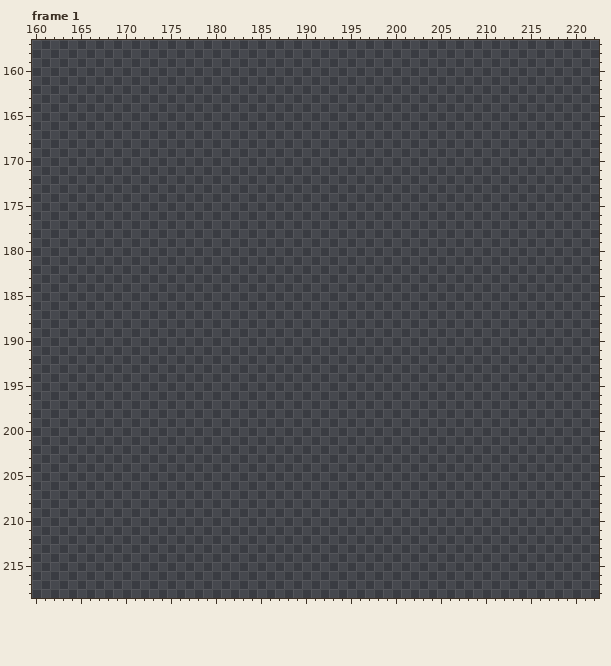
A pixel-art file gets an edit: Assets/Sprites/Characters/Characters.aseprite. Above is the file before it was changed.
304x240 pixels, 4 frames. Colours within 5 levels of each other are drawn and written as one. Shown: frame 1: x 160..222, y 157..218. The old version is drawn lined up with the new one, on the new canvas. The commit also changed other frames or places, which this record leaves out.
New version:
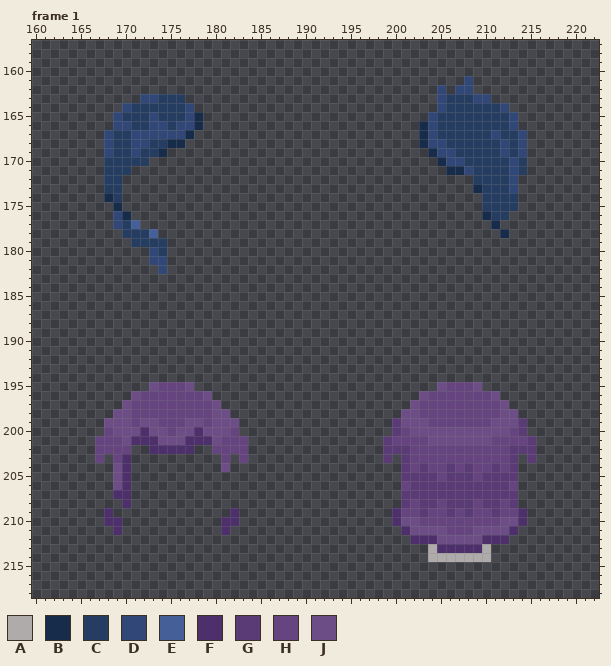
Palette (. is transparent): A #b0abab  B #172c4a  C #243d61  D #314777  E #455f99  F #4c2f6b  G #5b3b76  H #66447f  J #6d4d85
Difference:
canvas 304x240 -> 304x288
Changed rows in their new state; - is an unchanged pixel.
Frame 1:
first column x 168:
161 ----------------------------------------D------
162 -------------------------------------D-DD------
163 ----DDCCC----------------------------DCCCDD----
164 --DCCCCCCD---------------------------DCCCCCCD--
165 -DCCCDCCCDB-------------------------DCCCCCCCCD-
166 -DDCCDDCDDB------------------------BDCCCCCCCCD-
167 DCCDDDDDDB-------------------------BDCCCCCCDCCD
168 DCCDDCCBB--------------------------BDDCCCCCCDCD
169 DCCDCCB-----------------------------BDDCCCCCDCD
170 CCCCC--------------------------------BDDCCCCCDC
171 CCC-----------------------------------BBDCCCCDC
172 CC---------------------------------------CCCCD-
173 CC---------------------------------------BCCCD-
174 BC----------------------------------------CCCC-
175 -B----------------------------------------CCCC-
176 -DB---------------------------------------BCC--
177 -DCE---------------------------------------B---
178 --CCCE--------------------------------------B--
179 ---CCCC----------------------------------------
180 -----DC----------------------------------------
181 -----DD----------------------------------------
182 ------D----------------------------------------
first column x 167:
195 ------JHHHJ---------------------------JHHHJ------
196 ----JHHHHHHHJ-----------------------JHHHHHHHJ----
197 ---JHHHHHHHHHJ---------------------JHHHHHHHHHJ---
198 --JJHHHHHHHHHJJ-------------------JJHHHHHHHHHJJ--
199 -JJJHJJHHHJJHJJJ-----------------GJJJHHHHHHHJJJG-
200 -HJJJFJJHJJFJJJH-----------------GHJJJJJJJJJJJHG-
201 HHHJFFFJJJFFFJHHH---------------GHHHHJJJJJJJHHHHG
202 HHHH--FFFFF--HHHH---------------GGGHHHHHHHHHHHGGG
203 H-HF----------H-H---------------G-GHHHHHHHHHHHG-G
204 --JF----------J-------------------GHGHHGHGHHGHG--
205 --JF------------------------------GGGGHGGGHGGGG--
206 --JF------------------------------HGGGGGGGGGGGH--
207 --FF------------------------------GGGGGGGGGGGGG--
208 ---F------------------------------GHGGHGGGHGGHG--
209 -F-------------F-----------------FHHGHHGHGHHGHHF-
210 -FF-----------FF-----------------FJJHHHHHHHHHJJF-
211 --F-----------F-------------------FJJJJHHHJJJJF--
212 -----------------------------------FFFJJJJJFFF---
213 -------------------------------------AFFFFFA-----
214 -------------------------------------AAAAAAA-----
